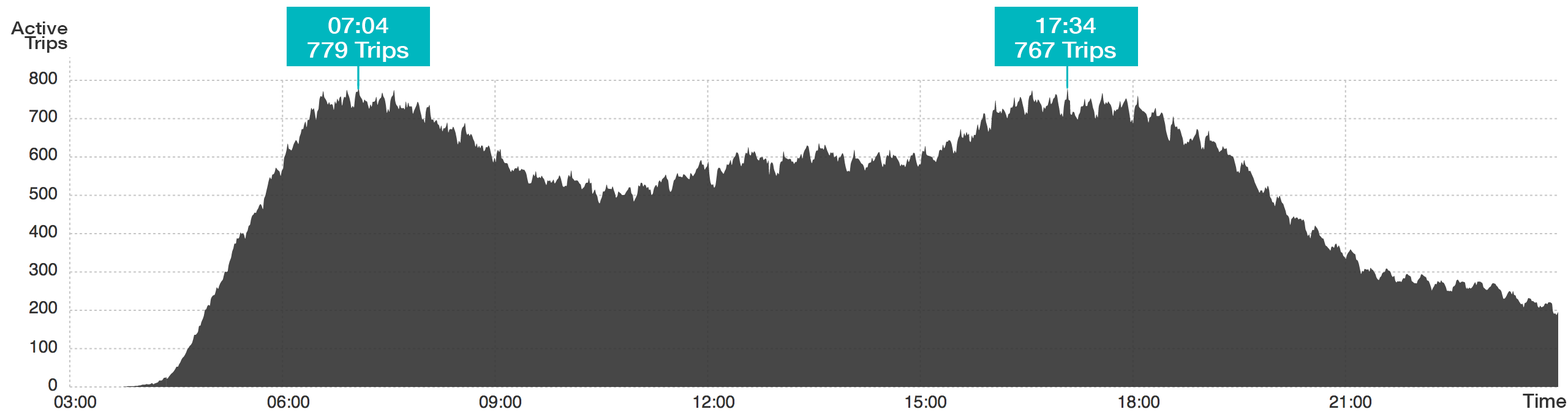
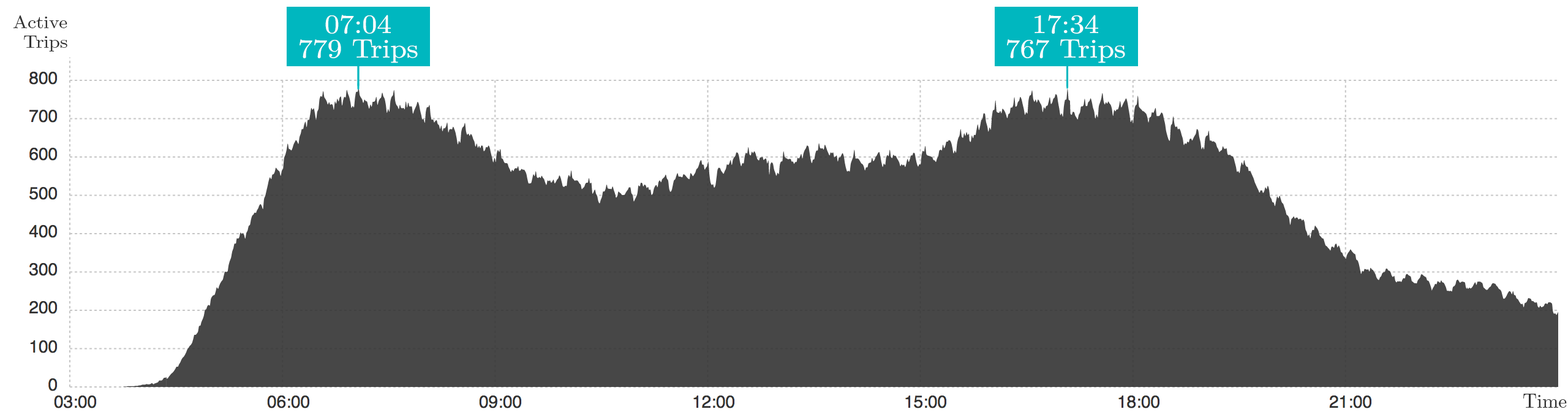
Comparing the layer stacks of the two w=1568, h=417 images. Changes:
painted on "Time" over bbox(1522, 393, 1567, 408)
painted on "Active Trips" over bbox(10, 15, 68, 53)
painted on "17:34 767 Trips" over bbox(1006, 14, 1126, 64)
painted on "07:04 779 Trips" over bbox(299, 14, 418, 64)
